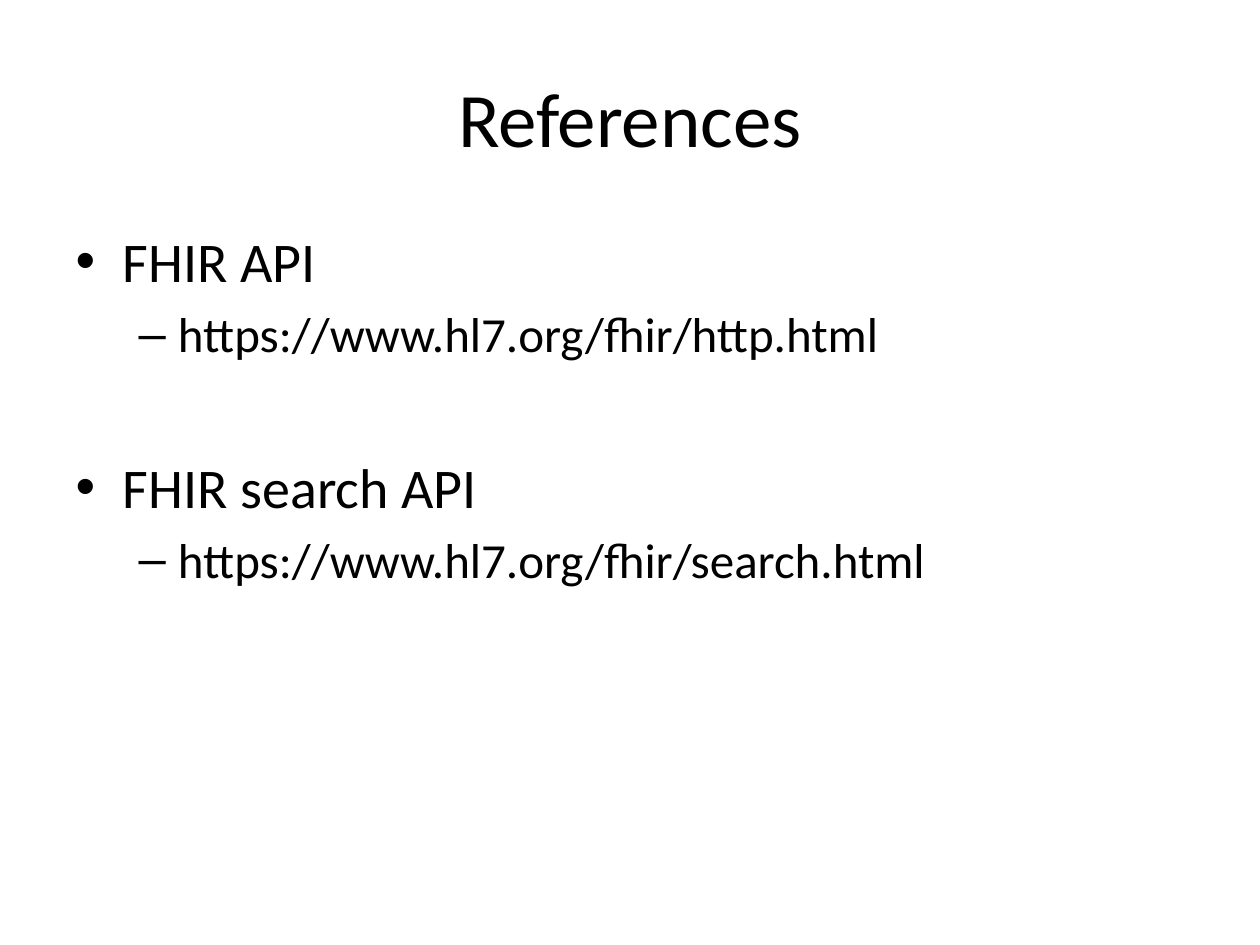
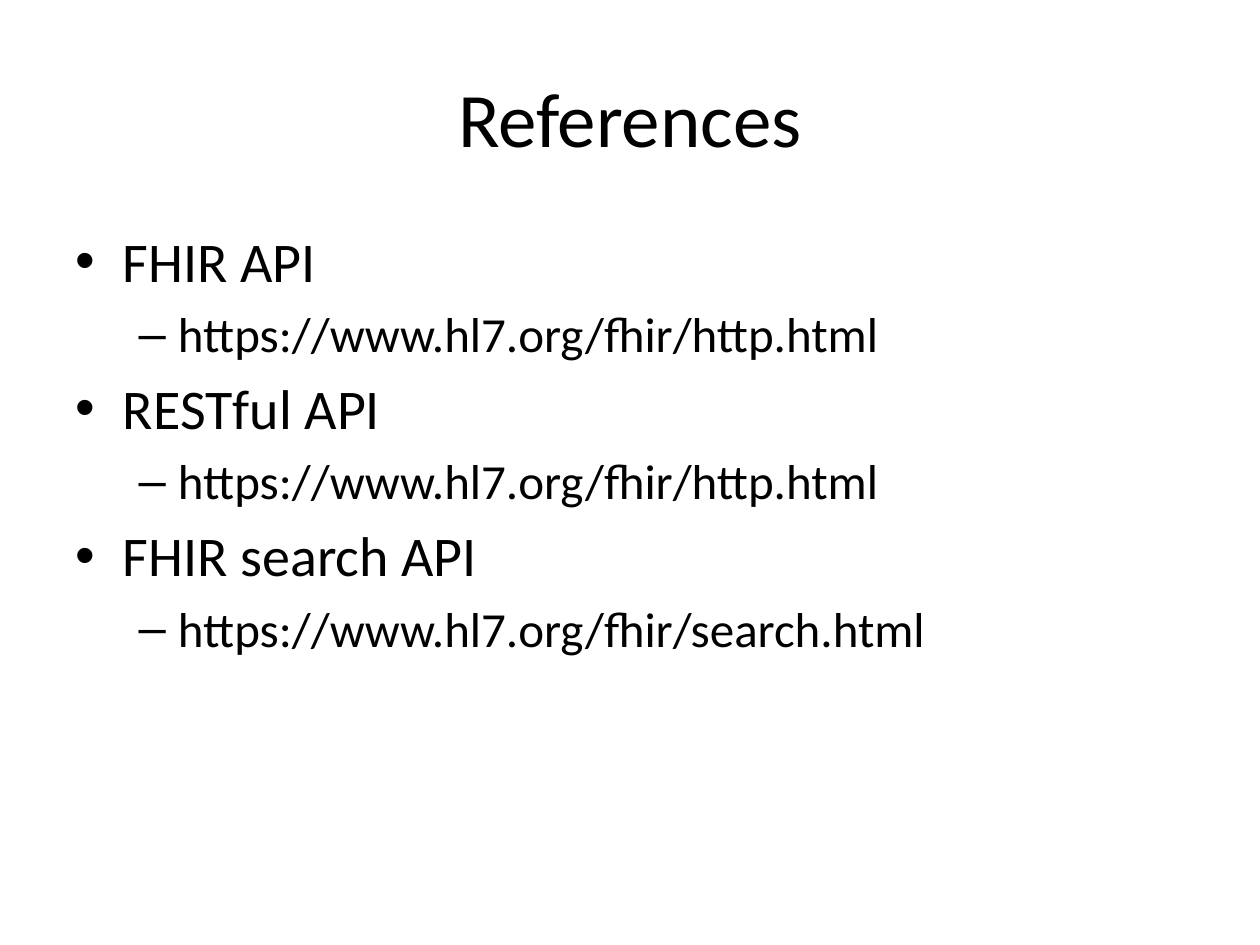
Before and after one commit to mos2718/FHIRspec, a slide deck: slide 29 of Spec/FHIR API.pptx (slide 10 before the commit). Drawn at 1260x945 pixels with LibreOffice and Linux fonts; fonts in the diff are those of the drawing. Boxes give left, top, right and bottom in pixels: in the first picture for what was removed or moved away, otherwise in the second. Text is boxed around its words. In the diff, an @@ line names an element or a change of style, - is before the commit and + after.

```diff
--- a/Spec/FHIR API.pptx
+++ b/Spec/FHIR API.pptx
@@ text at [123, 317, 878, 430]: paragraphs added @@
+  – https://www.hl7.org/fhir/http.html
+• RESTful API
```
Also in this commit, not shown: 1 other slide changed, 19 slides added, 1 other file.
